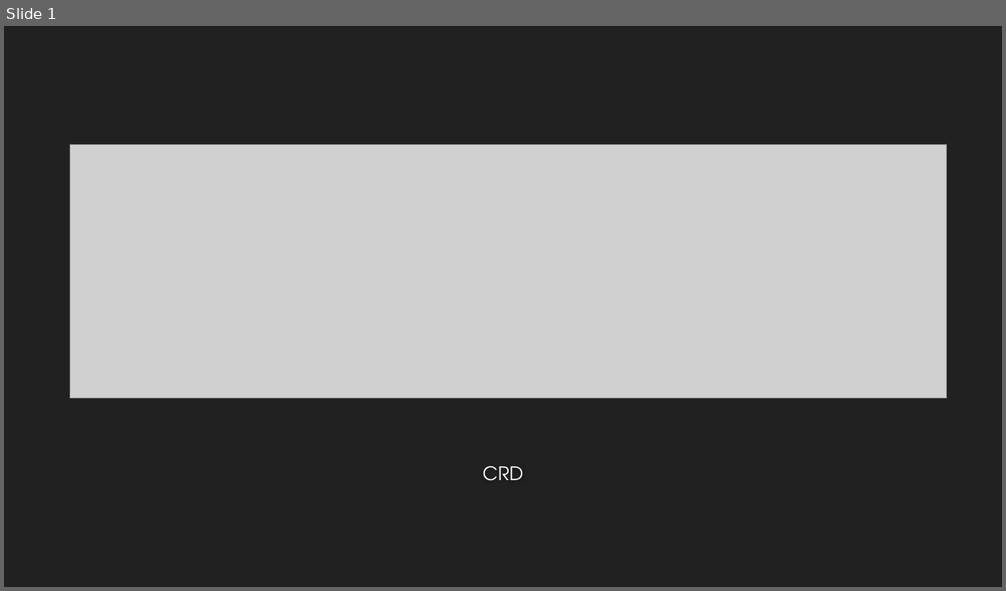
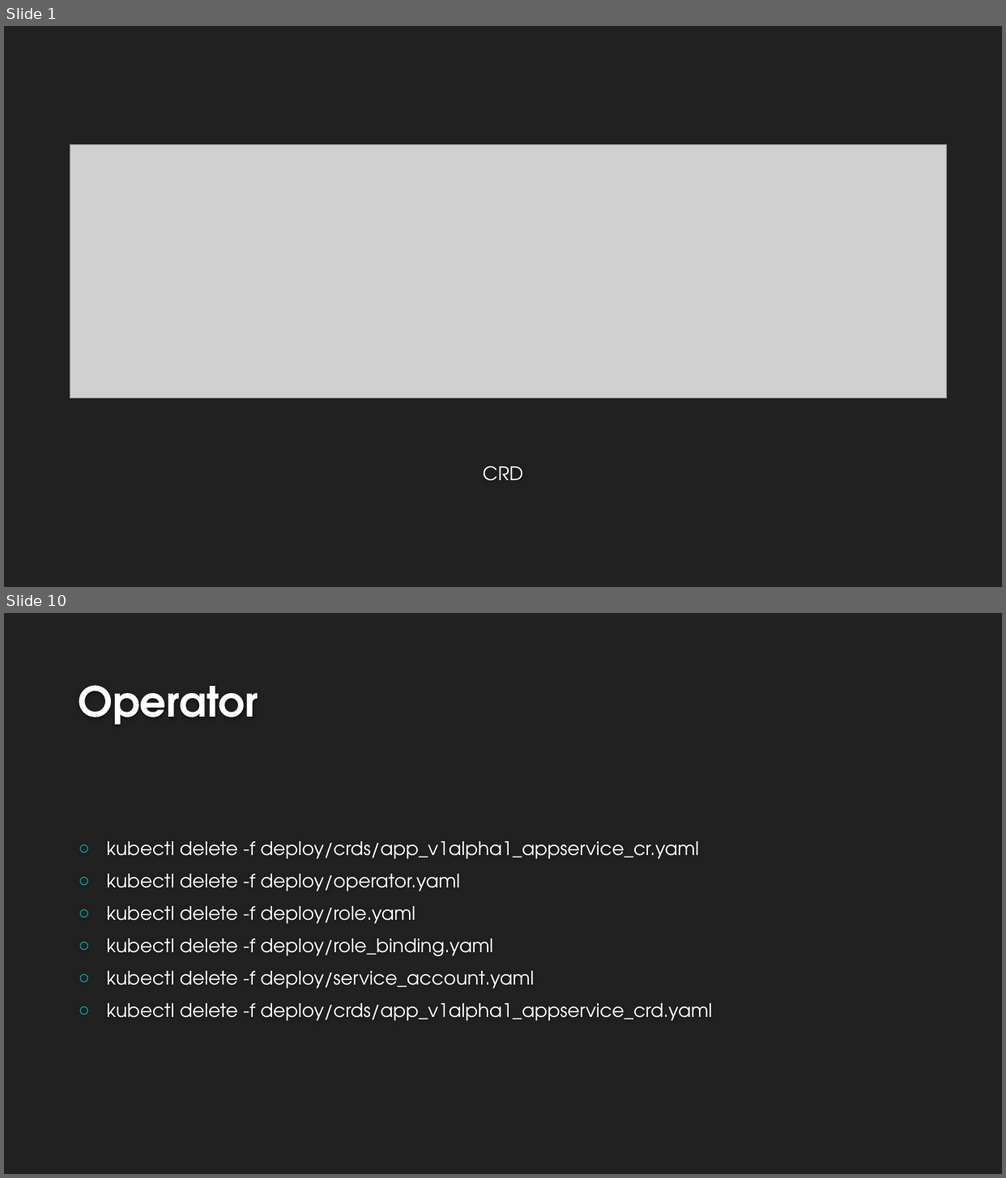
Before and after one commit to airuitian/CloudNative, a slide deck: kubernetes/k8s008.pptx. Shown one above the other, each under a label of ours: slide 1 before the commit, slides 1 and 10 after it; the slides between them are not shown. The pictures are 1006x591 and 1006x1178 pixels, drawn with LibreOffice and Linux fonts; fonts in the diff are those of the drawing; grey boxes stand for pictures; background and template pictures are left out. Boxes give left, top, right and bottom in pixels: in the first picture for what was removed or moved away, otherwise in the second. Text is boxed around its words. In the diff, an @@ line names an element or a change of style, - is before the commit and + after.

```diff
--- a/kubernetes/k8s008.pptx
+++ b/kubernetes/k8s008.pptx
@@ slide 10 added at bbox=[4, 613, 1002, 1174], background #212121 @@
@@ title added at bbox=[78, 685, 258, 725], 40 pt, text #FEFEFE, bold @@
+Operator
@@ text added at bbox=[107, 841, 713, 1021], 18 pt, text #FFFFFF @@
+○ kubectl delete -f deploy/crds/app_v1alpha1_appservice_cr.yaml
+○ kubectl delete -f deploy/operator.yaml
+○ kubectl delete -f deploy/role.yaml
+○ kubectl delete -f deploy/role_binding.yaml
+○ kubectl delete -f deploy/service_account.yaml
+○ kubectl delete -f deploy/crds/app_v1alpha1_appservice_crd.yaml
```
Also in this commit, not shown: 3 slides changed, 5 other slides added.
